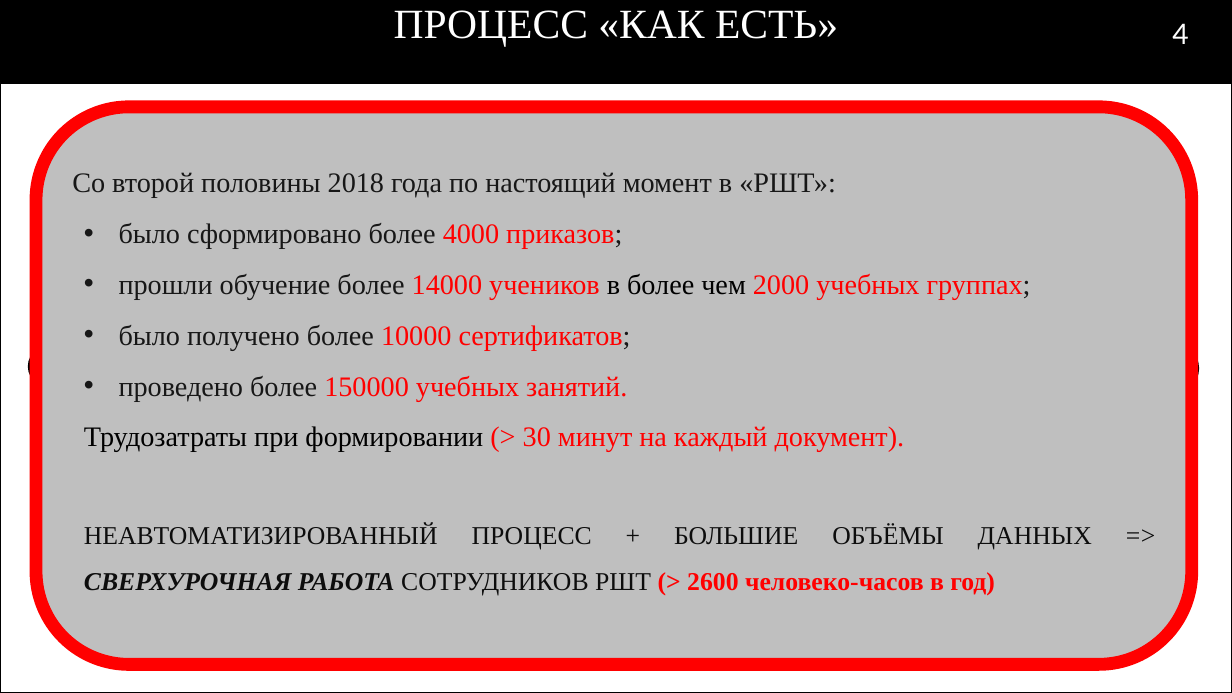
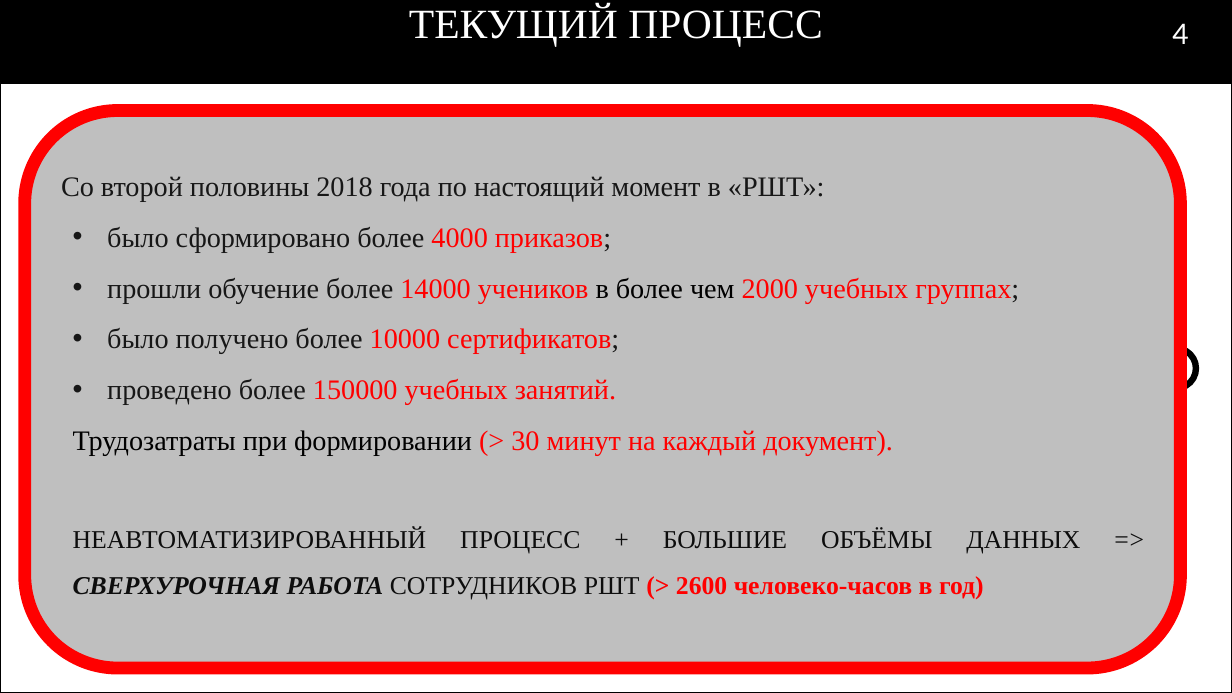
Before and after one commit to RAdKuzur/ASTU, a slide deck: slide 4 of Дипломная работа/Консультации Хоменко/Презентация v6.0.pptx. Drawn at 1232x693 pixels with LibreOffice and Linux fonts; fonts in the diff are those of the drawing; background and template pictures are left out. Boxes give left, top, right and bottom in pixels: in the first picture for what was removed or moved away, otherwise in the second. Text is boxed around its words. In the diff, an @@ line names an element or a change of style, - is before the commit and + after.

```diff
--- a/Дипломная работа/Консультации Хоменко/Презентация v6.0.pptx
+++ b/Дипломная работа/Консультации Хоменко/Презентация v6.0.pptx
@@ title at (409, 5, 822, 46): text changed @@
-ПРОЦЕСС «КАК ЕСТЬ»
+ТЕКУЩИЙ ПРОЦЕСС
@@ rounded rectangle "Со второй половины 2018 года ...": place and size @@
-rounded rectangle "Со второй половины 2018 года ..." at (36, 107, 1192, 665)
+rounded rectangle "Со второй половины 2018 года ..." at (25, 111, 1181, 668)
@@ ellipse removed at (29, 347, 67, 386) @@
```
Also in this commit, not shown: 1 other slide changed.
